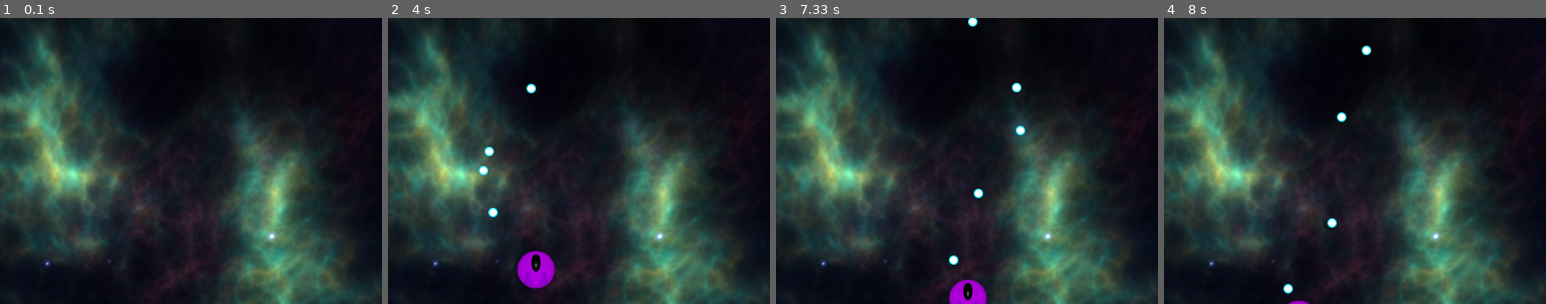
Above: before the commit, frames 1-4 (left to right).
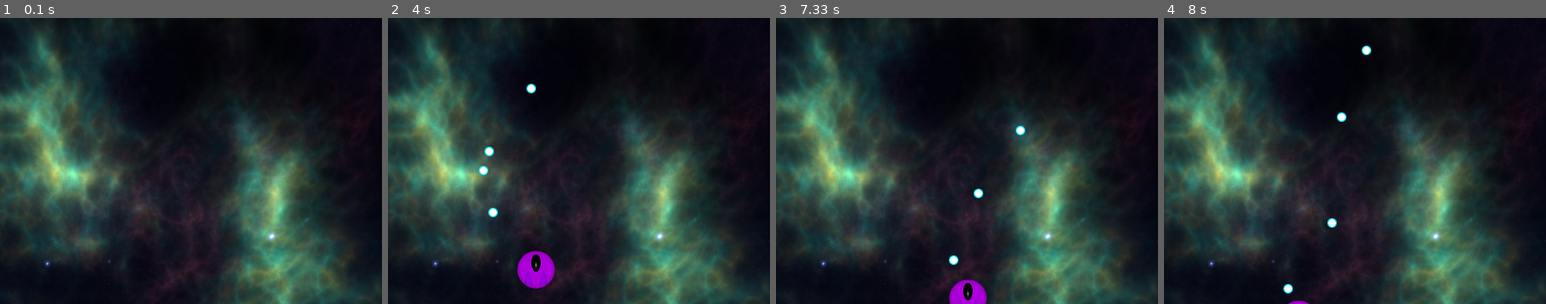
Above: after the commit, the same moments.

Repository: LostOxygen/ReMu-Agent-Env
Game: pygame game, started from main.py
The game is run twice, just before and just after one commit, with the same random seed, the same clock (stepped at 60 frames per second) and the same inputs.
Inputs:
- Up to frame 1 (0.1 s): no input
- Up to frame 2 (4 s): tap Space at 0.33, 0.73, 1.03, 1.23, 1.57, 1.87, 2.07, 2.37, 2.63, 2.97, 3.27, 3.4, 3.8 s; hold Right 0.67-1.13 s; hold Up 1.17-1.47 s; hold Right 1.5-1.97 s; hold Left 2-2.53 s; hold Down 2.57-2.87 s; hold Left 2.9-3.3 s; hold Up 3.33-3.7 s; hold Right from 3.73 s (still down)
- Up to frame 3 (7.33 s): tap Space at 4.1, 4.47, 4.87, 5.17, 5.37, 5.67, 5.87, 6.2, 6.5, 6.7, 7, 7.27 s; release Right at 4.37 s; hold Down 4.4-4.77 s; hold Left 4.8-5.27 s; hold Right 5.3-5.77 s; hold Up 5.8-6.1 s; hold Right 6.13-6.6 s; hold Left 6.63-7.17 s; hold Down from 7.2 s (still down)
- Up to frame 4 (8 s): release Down at 7.5 s; hold Left 7.53-7.93 s; tap Space at 7.6, 7.9 s; hold Up from 7.97 s (still down)
The pictures show only the part of the screen within x 38-88%, y 0-50%; the shares and areas given below are measured in that part.

Frames 1-2 are identical in both runs. In frame 3, 0.1% of the frame differs, in the area x 50-65%, y 0-26%; in frame 4, nothing differs.

Commit message:
added despawn mechanic for bullets

Diff:
--- a/ai_wars/game_class.py
+++ b/ai_wars/game_class.py
@@ -59,10 +59,17 @@
 		self.screen.blit(self.background, (0, 0))
 		self.spaceship.draw(self.screen)
 
+		print(len(self.bullets))
 		for bullet in self.bullets:
-			bullet.draw(self.screen)
+			if (bullet.x > self.screen.get_width() or
+				bullet.x < 0 or
+				bullet.y > self.screen.get_height() or
+				bullet.y < 0):
+				self.bullets.remove(bullet)
+				del bullet
+			else:
+				bullet.draw(self.screen)
 
-		print("spacehshit drawn")
 		pygame.display.flip()
 		self.clock.tick(75)
 
--- a/ai_wars/spaceship.py
+++ b/ai_wars/spaceship.py
@@ -49,4 +49,3 @@
 		bullet = Bullet(self.x, self.y, self.height, self.width,
 						load_sprite("ai_wars/img/bullet.png"), bullet_velocity)
 		self.bullet_append(bullet)
-		print("shots fired")
